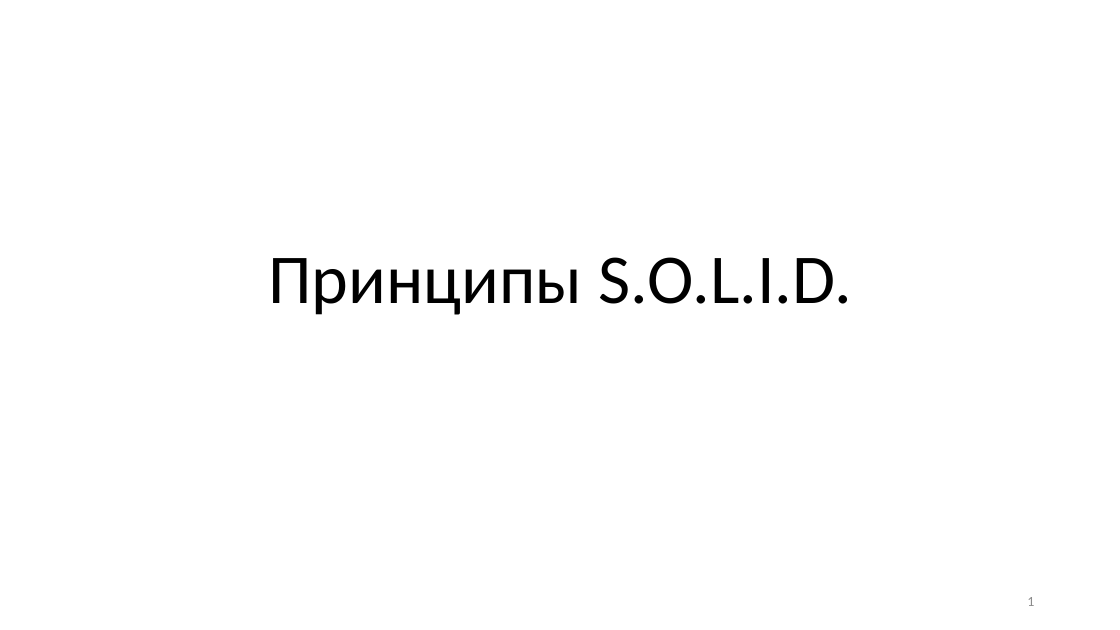
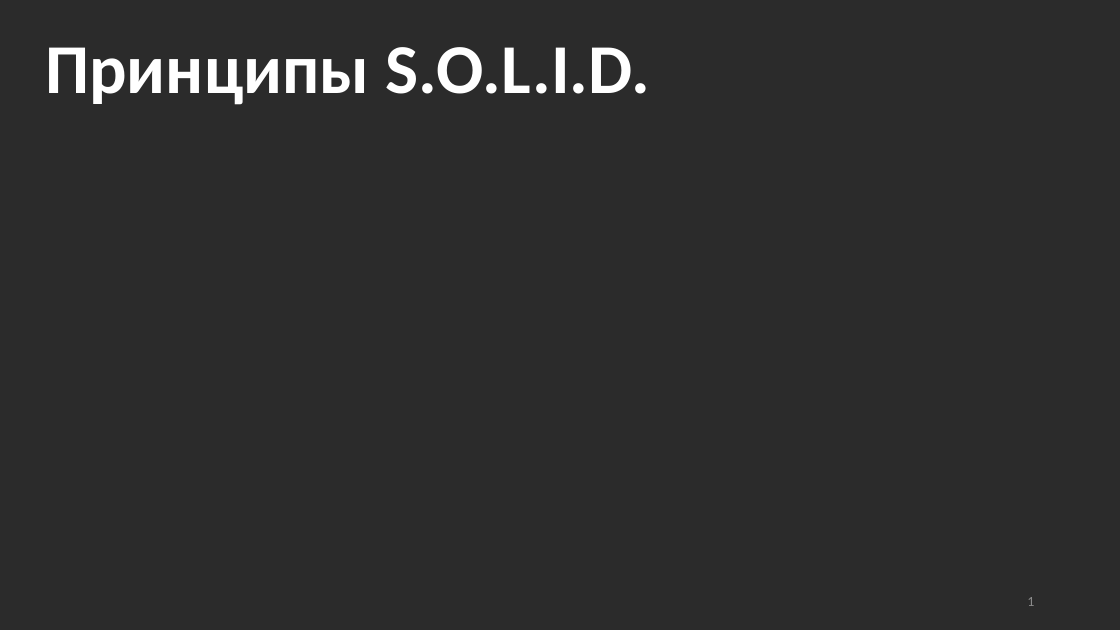
Before and after one commit to alexey-malov/ood, a slide deck: slide 1 of lectures/18.solid/Принципы SOLID.pptx. Drawn at 1120x630 pixels with LibreOffice and Linux fonts; fonts in the diff are those of the drawing; background and template pictures are left out; a plain dark background stands for a picture behind light text. Boxes give left, top, right and bottom in pixels: in the first picture for what was removed or moved away, otherwise in the second. Text is boxed around its words. In the diff, an @@ line names an element or a change of style, - is before the commit and + after.

Commit message:
Обновил обложку лекции по принципам S.O.L.I.D.

```diff
--- a/lectures/18.solid/Принципы SOLID.pptx
+++ b/lectures/18.solid/Принципы SOLID.pptx
@@ background #FFFFFF to picture (left out) @@
@@ title "Принципы S.O.L.I.D.": place and size @@
-title "Принципы S.O.L.I.D." at [268,257,851,315]
+title "Принципы S.O.L.I.D." at [45,47,650,105]
@@ title "Принципы S.O.L.I.D." at [45,47,650,105]: text colour #000000 to #FFFFFF, bold on; alignment centre to left @@
```
